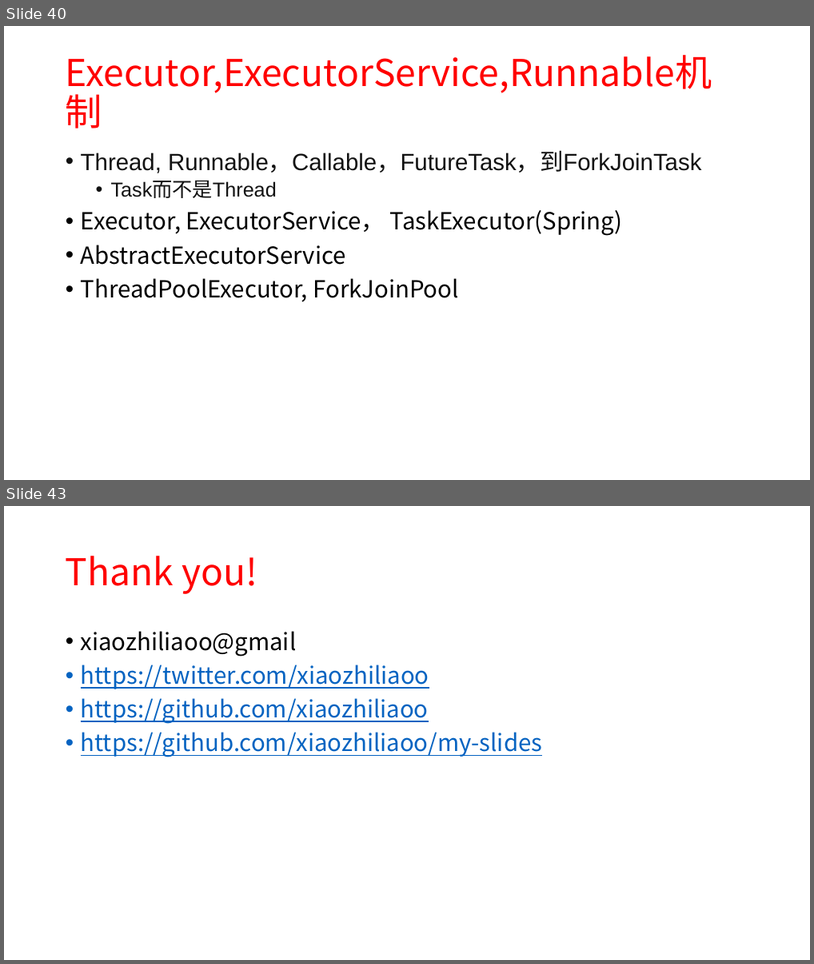
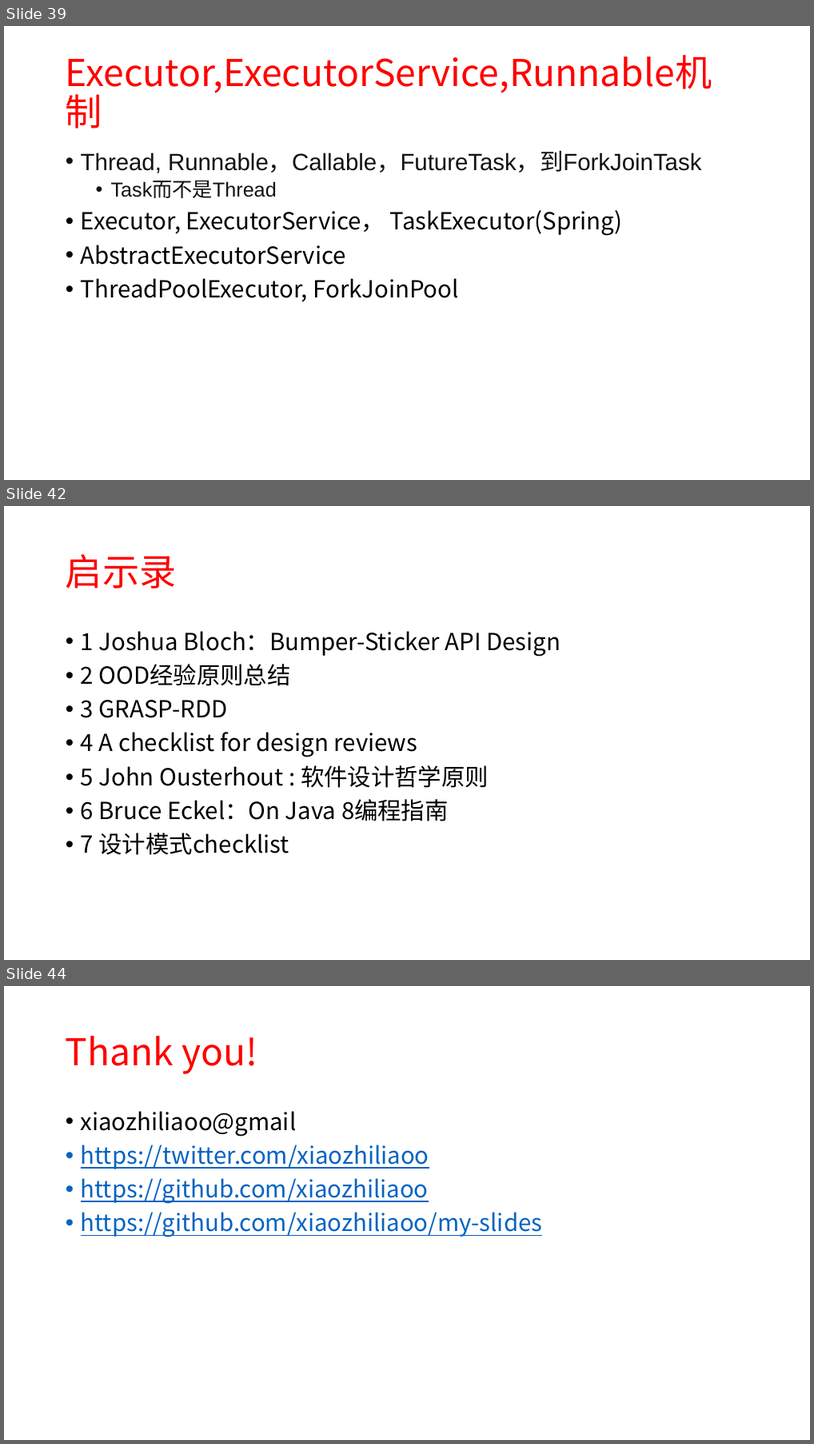
Before and after one commit to xiaozhiliaoo/my-slides, a slide deck: prepare/从crud, pattern, ooad到ddd-软件设计启示.pptx. Shown one above the other, each under a label of ours: slides 40 and 43 before the commit, slides 39, 42 and 44 after it; the slides between them are not shown. The pictures are 814x964 and 814x1444 pixels, drawn with LibreOffice and Linux fonts; fonts in the diff are those of the drawing. Boxes give left, top, right and bottom in pixels: in the first picture for what was removed or moved away, otherwise in the second. Text is boxed around its words. In the diff, an @@ line names an element or a change of style, - is before the commit and + after.

```diff
--- a/prepare/从crud, pattern, ooad到ddd-软件设计启示.pptx
+++ b/prepare/从crud, pattern, ooad到ddd-软件设计启示.pptx
@@ slide 42 added at (4,506,810,960), background #FFFFFF @@
@@ title added at (66,554,177,588), 44 pt, text #FF0000 @@
+启示录
@@ text added at (81,631,561,855), 28 pt, text #000000 @@
+• 1 Joshua Bloch：Bumper-Sticker API Design
+• 2 OOD经验原则总结
+• 3 GRASP-RDD
+• 4 A checklist for design reviews
+• 5 John Ousterhout : 软件设计哲学原则
+• 6 Bruce Eckel：On Java 8编程指南
+• 7 设计模式checklist
@@ what was slide 40 is now slide 39 @@
@@ what was slide 43 is now slide 44 @@
```
Also in this commit, not shown: 7 slides changed, 2 other slides added, 2 slides removed, 2 other files.
